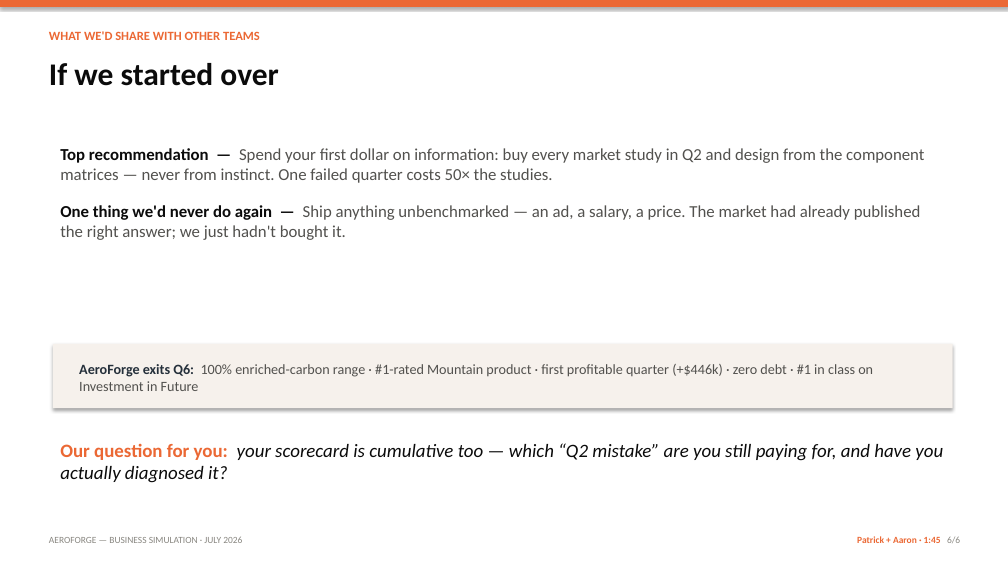
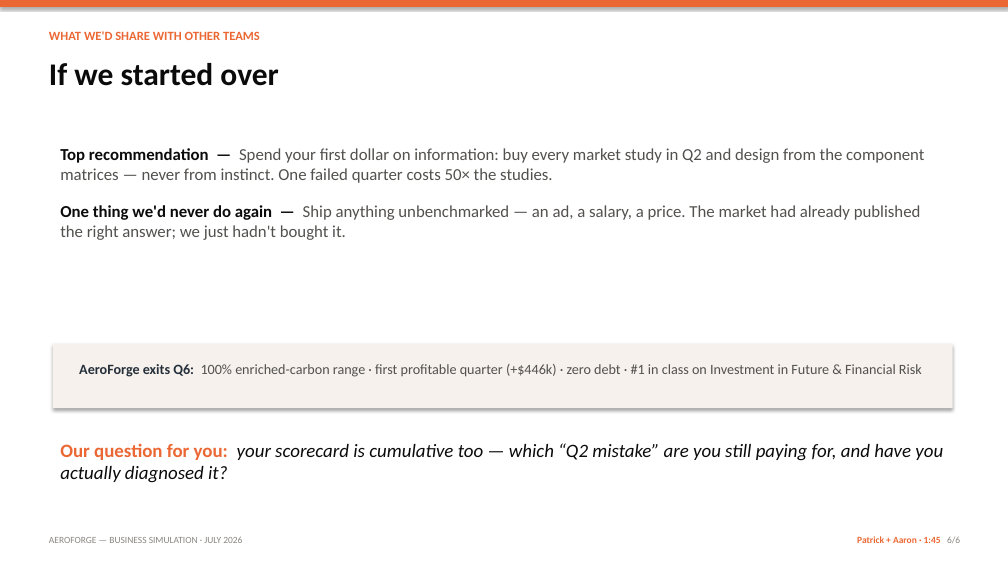
Before and after one commit to aaron-rainier/my-profile-5, a slide deck: slide 6 of business-simulation/AeroForge_Final_Presentation.pptx. Drawn at 1008x567 pixels with LibreOffice and Linux fonts; fonts in the diff are those of the drawing. Boxes give left, top, right and bottom in pixels: in the first picture for what was removed or moved away, otherwise in the second. Text is boxed around its words. In the diff, an @@ line names an element or a change of style, - is before the commit and + after.

```diff
--- a/business-simulation/AeroForge_Final_Presentation.pptx
+++ b/business-simulation/AeroForge_Final_Presentation.pptx
@@ text at (79, 364, 922, 377): text changed @@
-AeroForge exits Q6: 100% enriched-carbon range · #1-rated Mountain product · first profitable quarter (+$446k) · zero debt · #1 in class on Investment in Future
+AeroForge exits Q6: 100% enriched-carbon range · first profitable quarter (+$446k) · zero debt · #1 in class on Investment in Future & Financial Risk
```
Also in this commit, not shown: 2 other slides changed, 2 other files.
